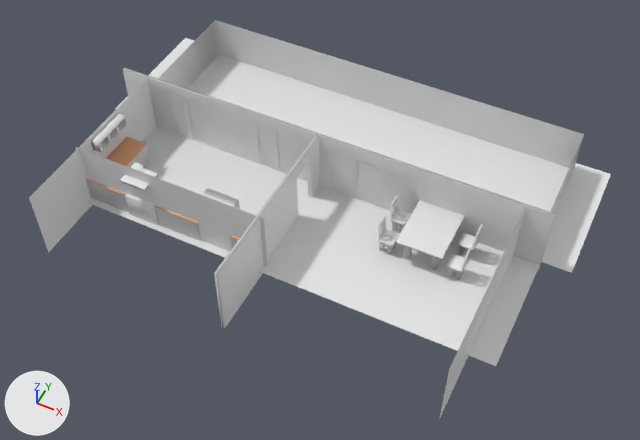
Two versions of the FBX model Oculus Rift Project/Assets/Models/Kitchen/kitchen_unit_002.fbx, one commit apart.
Before and after are seen from a camera (50 mm lens) standing at (75.5, -100.0, 129.1) and looking at (24.1, 2.9, 0.5). Arrows for +X, +Y and +Z are at lower left; the lights stay in place. Where no turn or scale is listed for an object, it has been applied to the vertices. Vertices at the same position are counted once.

Before the edit, the objects in view are built like this:
```python
ob_blackboard = bpy.data.objects.new('Blackboard', me_cube_021)
ob_blackboard.location = (-0.2, 11.6, 8.1)
ob_cupboard_4 = bpy.data.objects.new('Cupboard_4', me_cube_003)
ob_cupboard_4.location = (-17.3, -2.4, 2.5)
ob_cupboard_4.rotation_euler = (0.0, 0.0, 1.571)  # degrees (0, 0, 90)
ob_cupboard_4.scale = (-4.34, -2.47, -2.47)
ob_fence = bpy.data.objects.new('Fence', me_plane_009)
ob_fence.location = (21.9, 39.1, 4.6)
ob_floor = bpy.data.objects.new('Floor', me_plane_004)
ob_floor.location = (20.2, -0.5, 0.0)
ob_floor.scale = (-45.3, -12.7, -21.8)
ob_flooroutside = bpy.data.objects.new('FloorOutside', me_plane_013)
ob_flooroutside.location = (20.2, 26.8, 0.0)
ob_flooroutside.scale = (-51.2, -14.4, -24.7)
ob_oven = bpy.data.objects.new('Oven', me_cube_012)
ob_oven.location = (-7.0, -9.4, 2.7)
ob_wall_1 = bpy.data.objects.new('Wall_1', me_plane_008)
ob_wall_1.location = (20.0, 11.6, 5.7)
ob_wall_1.rotation_euler = (1.571, 1.571, 0.0)  # degrees (90, 90, 0)
ob_wall_1.scale = (-7.69, -45.7, -1.0)
ob_wall_3 = bpy.data.objects.new('Wall_3', me_plane_010)
ob_wall_3.location = (18.8, -5.6, 5.7)
ob_wall_3.rotation_euler = (0.0, 1.571, 0.0)  # degrees (0, 90, 0)
ob_wall_3.scale = (-7.69, -20.3, -1.0)
ob_wallcupboard = bpy.data.objects.new('WallCupboard', me_cube_014)
ob_wallcupboard.location = (-18.9, -3.6, 11.2)
# also in view: 'Cupboard_2' at (1.1, -9.3, 2.6); 'Wall_5' at (0.0, -11.5, 5.7); 'Chairs' at (45.4, 5.4, 3.6); 'Table' at (45.4, 6.3, 2.7); 'Wall_4' at (-19.7, -6.9, 5.7)
```
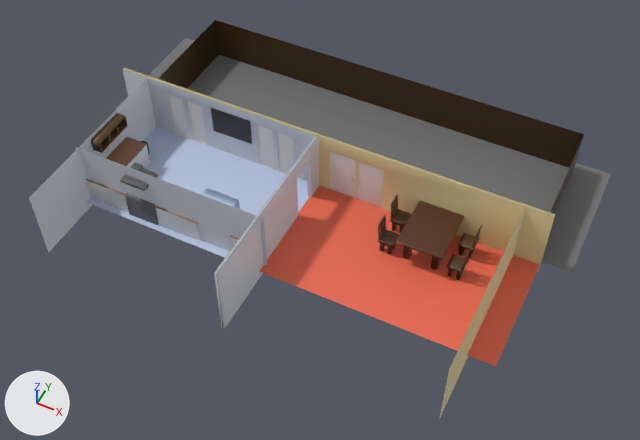
What differs and where, as boxes [x1, y1, x2, y2] in the pictures (640 x 440 px; the box of a moved part takes in the faces that stretch with it):
'Floor', recoloured (white to red)
    both: [87, 127, 539, 366]
'FloorOutside', recoloured (white to grey)
    both: [116, 38, 611, 273]
'Fence', recoloured (grey to brown)
    both: [158, 20, 584, 213]
'Wall_3', recoloured
    both: [214, 135, 320, 328]
'Wall_4', recoloured
    both: [29, 79, 156, 253]
'Wall_5', recoloured
    both: [76, 147, 267, 266]
'Table', recoloured (white to brown)
    both: [396, 200, 464, 270]
'Chairs', recoloured (white to brown)
    both: [378, 195, 482, 280]
'Blackboard', recoloured (grey to black)
    both: [211, 108, 252, 144]
'WallCupboard', recoloured (grey to brown)
    both: [91, 113, 128, 153]
'Oven', recoloured
    both: [125, 194, 158, 225]
'Fume Cupboard', recoloured (white to grey)
    both: [120, 162, 158, 191]
'Fridge', recoloured (grey to blue)
    both: [202, 188, 240, 209]
part 1 of me_plane_008, moved or reshaped
    both: [123, 68, 555, 271]
part 2 of me_cube_004, recoloured
    both: [155, 206, 198, 224]
part 3 of me_cube_004, recoloured
    both: [155, 207, 201, 241]
part 4 of me_cube_003, recoloured
    both: [106, 137, 147, 166]
part 5 of me_cube_003, recoloured
    both: [127, 145, 150, 168]
part 6 of me_plane_012, recoloured (grey to brown)
    both: [439, 209, 525, 419]

Patch to the scene script:
```diff
--- a/Oculus Rift Project/Assets/Models/Kitchen/kitchen_unit_002.fbx.py
+++ b/Oculus Rift Project/Assets/Models/Kitchen/kitchen_unit_002.fbx.py
@@ mat_outdoorfloor @@
 mat_outdoorfloor = principled_material('OutdoorFloor')
-mat_outdoorfloor.base_color = (0.8, 0.8, 0.8)  # white #e7e7e7
+mat_outdoorfloor.base_color = (0.163, 0.163, 0.163)  # grey #707070
@@ mat_kitchenfloor @@
 mat_kitchenfloor = principled_material('KitchenFloor')
-mat_kitchenfloor.base_color = (0.8, 0.8, 0.8)  # white #e7e7e7
+mat_kitchenfloor.base_color = (0.513, 0.591, 0.8)  # blue #becae7
@@ mat_livingroomfloor @@
 mat_livingroomfloor = principled_material('LivingRoomFloor')
-mat_livingroomfloor.base_color = (0.8, 0.8, 0.8)  # white #e7e7e7
+mat_livingroomfloor.base_color = (0.8, 0.139, 0.0754)  # red #e7684e
@@ mat_kitchen_unit_top @@
+mat_kitchen_unit_top = principled_material('kitchen_unit_top')
+mat_kitchen_unit_top.base_color = (0.281, 0.134, 0.0761)  # brown #90664e
@@ mat_kitchen_unit_bottom @@
+mat_kitchen_unit_bottom = principled_material('kitchen_unit_bottom')
+mat_kitchen_unit_bottom.base_color = (1.0, 1.0, 1.0)  # white #ffffff
@@ me_cube_012 @@
 me_cube_012.from_pydata(...)  # 82 vertices, 64 faces; spans x -3.22..3.22, y -2.69..2.83, z -2.68..2.75
+me_cube_012.materials.append(mat_oven)  # dark grey #5e5e5e
@@ me_cube_004 @@
 me_cube_004.from_pydata(...)  # 64 vertices, 58 faces; spans x -1.01..1.01, y -1.01..1.01, z -1.08..1.0
 # used by ob_cupboard_2; location = (1.1, -9.3, 2.5); scale = (-4.72, -2.47, -2.47)
+# me_cube_004 part 2: all 37 faces that had it switch from mat_kitchenunittop (beige #e7a47d) to mat_kitchen_unit_top (brown #90664e)
+# me_cube_004 part 3: all 21 faces that had it switch from mat_kitchenunitbottom (white #e7e7e7) to mat_kitchen_unit_bottom (white #ffffff)
@@ me_cube_021 @@
 me_cube_021.from_pydata(...)  # 8 vertices, 6 faces; spans x -4.55..4.55, y -0.11..0.11, z -3.09..3.09
+me_cube_021.materials.append(mat_blackboard)  # black #303030
@@ me_plane @@
 me_plane.from_pydata(...)  # 4 vertices, 1 face; spans x -1.0..1.0, y -1.0..1.0, z 0.0
+me_plane.materials.append(mat_kitchen_wall)  # light grey #ced4dd
@@ me_cube_022 @@
 me_cube_022.from_pydata(...)  # 101 vertices, 85 faces; spans x -4.49..4.49, y -6.03..6.03, z -6.15..0.26
+me_cube_022.materials.append(mat_table)  # brown #522d15
@@ me_plane_012 @@
 me_plane_012.from_pydata(...)  # 4 vertices, 1 face; spans x -1.0..1.0, y -0.87..1.0, z 0.0
 # used by ob_wall_2; location = (60.4, -5.6, 5.7); rotation_euler = (0.0, 1.571, 0.0), in degrees (0, 90, 0); scale = (-7.69, -20.3, -1.0)
+# me_plane_012 part 6: 1 face spanning x -1.0..1.0, y -0.87..1.0, z 0.0 switches from no material to mat_wall_living_room (beige #e7d8a4)
+me_plane_012.materials.append(mat_wall_living_room)  # beige #e7d8a4
@@ me_cube_016 @@
 me_cube_016.from_pydata(...)  # 680 vertices, 556 faces; spans x -1.7..15.4, y -7.3..1.5, z -3.2..4.4
+me_cube_016.materials.append(mat_chairs)  # brown #523418
@@ me_plane_008 @@
 # used by ob_wall_1; location = (20.0, 11.6, 5.7); rotation_euler = (1.571, 1.571, 0.0), in degrees (90, 90, 0); scale = (-7.69, -45.7, -1.0)
-me_plane_008.from_pydata(...)  # 64 vertices, 42 faces; spans x -1.0..1.0, y -1.0..1.0, z 0.0..0.79
+me_plane_008.from_pydata(...)  # 75 vertices, 39 faces; spans x -1.0..1.0, y -1.0..1.0, z 0.0..0.79
+# me_plane_008 part 1
+# 6 vertices are removed from x -0.74..0.66, y -0.26..0.71, z 0.0
+# 29 faces are deleted
+# 9 vertices are added at x -1.0..1.0, y -1.0..1.0, z 0.0
+# 8 new vertices lie (-0.66, 0.0, 0.0) away from vertices in x 0.66, y 0.13..0.76, z 0.0
+# 2 new faces join them, mat_kitchen_wall (light grey #ced4dd)
+# 24 new faces join them, mat_wall_living_room (beige #e7d8a4)
+me_plane_008.materials.append(mat_kitchen_wall)  # light grey #ced4dd
+me_plane_008.materials.append(mat_wall_living_room)  # beige #e7d8a4
@@ me_plane_009 @@
 me_plane_009.from_pydata(...)  # 8 vertices, 3 faces; spans x -42.4..42.4, y -27.4..0.0, z -5.1..5.1
+me_plane_009.materials.append(mat_fence)  # brown #462e10
@@ me_cube_003 @@
 me_cube_003.from_pydata(...)  # 64 vertices, 58 faces; spans x -1.01..1.01, y -1.01..1.01, z -1.08..1.0
 # used by ob_cupboard_4; location = (-17.3, -2.4, 2.5); rotation_euler = (0.0, 0.0, 1.571), in degrees (0, 0, 90); scale = (-4.34, -2.47, -2.47)
+# me_cube_003 part 4: all 37 faces that had it switch from mat_kitchenunittop (beige #e7a47d) to mat_kitchen_unit_top (brown #90664e)
+# me_cube_003 part 5: all 21 faces that had it switch from mat_kitchenunitbottom (white #e7e7e7) to mat_kitchen_unit_bottom (white #ffffff)
@@ me_plane_002 @@
 me_plane_002.from_pydata(...)  # 4 vertices, 1 face; spans x -1.0..1.0, y -0.87..1.0, z 0.0
+me_plane_002.materials.append(mat_kitchen_wall)  # light grey #ced4dd
@@ me_cube_014 @@
 me_cube_014.from_pydata(...)  # 34 vertices, 23 faces; spans x -1.28..1.28, y -4.33..4.33, z -1.28..1.28
+me_cube_014.materials.append(mat_wall_cupboard)  # brown #533c1e
@@ me_cube_011 @@
 me_cube_011.from_pydata(...)  # 47 vertices, 41 faces; spans x -3.39..3.39, y -1.91..2.07, z -6.06..6.06
+me_cube_011.materials.append(mat_fridge)  # blue #b2c8e7
@@ me_cube_013 @@
 me_cube_013.from_pydata(...)  # 22 vertices, 19 faces; spans x -2.66..2.66, y -2.23..2.23, z -0.44..2.92
+me_cube_013.materials.append(mat_fume_cupboard)  # dark grey #525252
@@ me_plane_010 @@
 me_plane_010.from_pydata(...)  # 18 vertices, 12 faces; spans x -1.0..1.0, y -0.86..1.0, z -0.73..0.0
+me_plane_010.materials.append(mat_kitchen_wall)  # light grey #ced4dd
```
